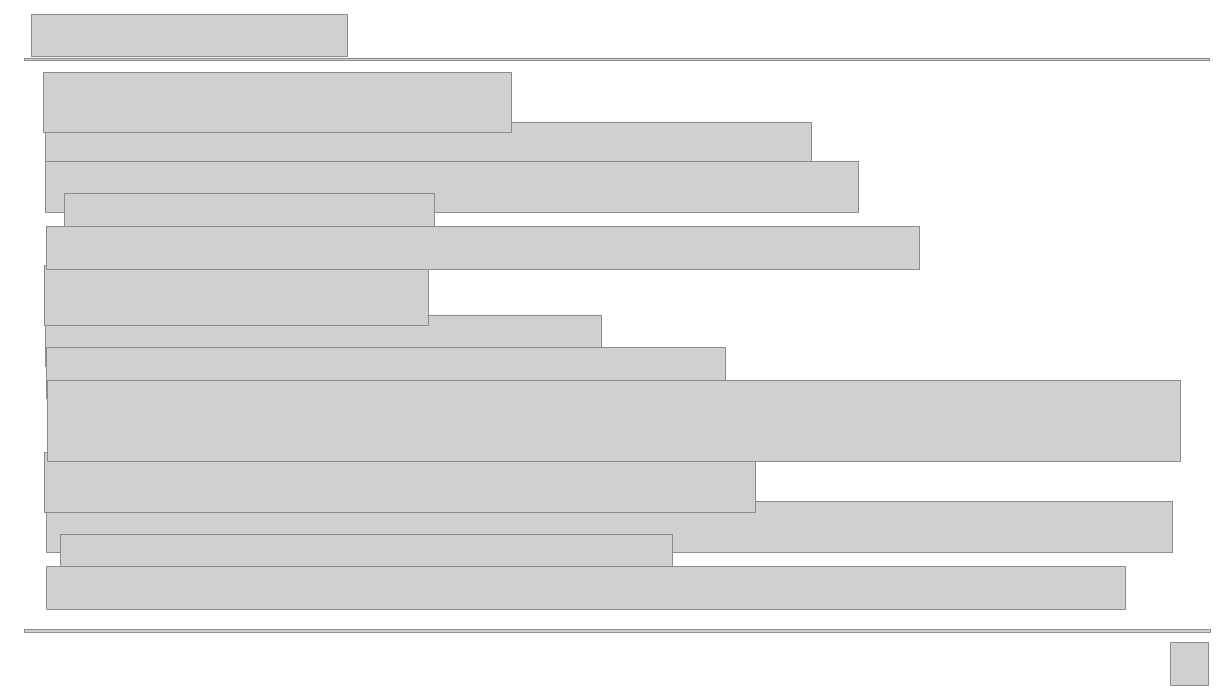
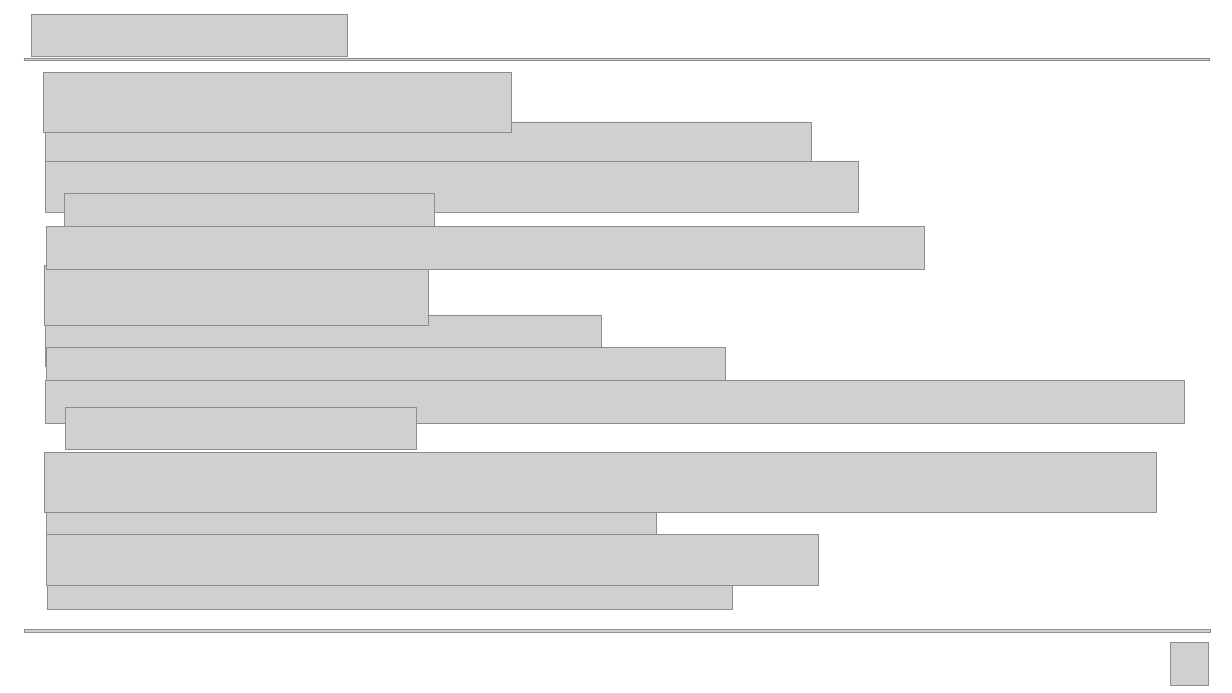
Before and after one commit to KPU-Veritas/Tracking-Management-System, a slide deck: slide 10 of (1차)종합설계_제안서_정회민.김범준.김준연.이한결.pptx (slide 9 before the commit). Drawn at 1232x693 pixels with LibreOffice and Linux fonts; fonts in the diff are those of the drawing; grey boxes stand for pictures. Boxes give left, top, right and bottom in pixels: in the first picture for what was removed or moved away, otherwise in the second. Text is boxed around its words. In the diff, an @@ line names an element or a change of style, - is before the commit and + after.

```diff
--- a/(1차)종합설계_제안서_정회민.김범준.김준연.이한결.pptx
+++ b/(1차)종합설계_제안서_정회민.김범준.김준연.이한결.pptx
@@ picture: place and size @@
-picture at bbox=[46, 226, 919, 269]
+picture at bbox=[46, 226, 925, 269]
@@ picture: place and size @@
-picture at bbox=[47, 381, 1180, 462]
+picture at bbox=[46, 381, 1184, 423]
@@ picture added at bbox=[66, 407, 416, 450] @@
@@ picture: place and size @@
-picture at bbox=[44, 452, 755, 512]
+picture at bbox=[44, 452, 1157, 512]
@@ picture: place and size @@
-picture at bbox=[46, 501, 1173, 553]
+picture at bbox=[46, 501, 657, 553]
@@ picture: place and size @@
-picture at bbox=[61, 534, 672, 585]
+picture at bbox=[47, 534, 818, 585]
@@ picture: place and size @@
-picture at bbox=[47, 567, 1125, 609]
+picture at bbox=[47, 567, 732, 609]
```
Also in this commit, not shown: 6 slides added, 4 slides removed, 1 other file.
